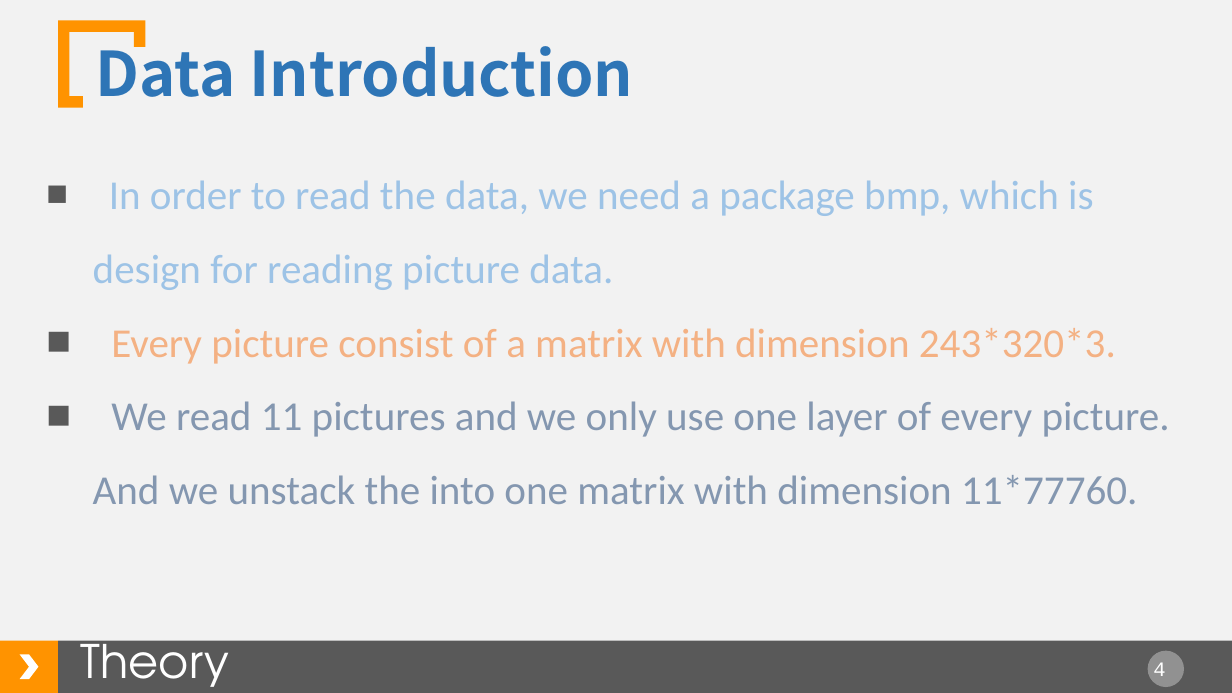
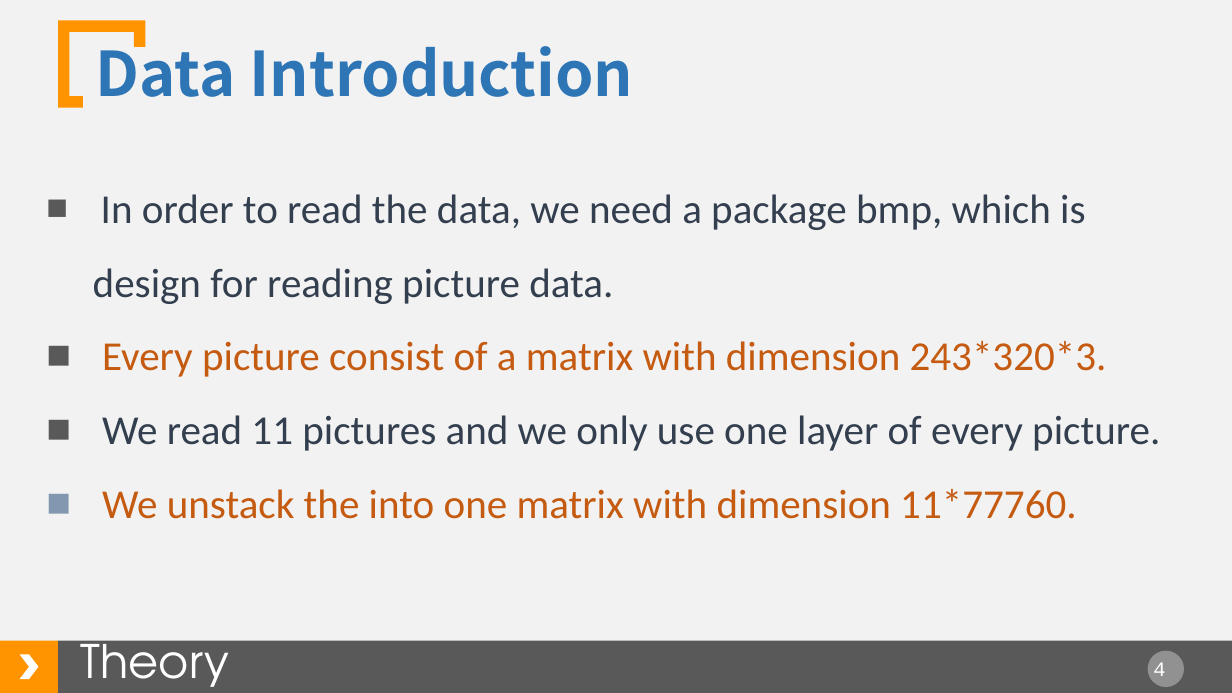
Before and after one commit to jsysley/MyLab, a slide deck: slide 4 of Pre/Face_Recognition/New_Face.pptx. Drawn at 1232x693 pixels with LibreOffice and Linux fonts; fonts in the diff are those of the drawing. Boxes give left, top, right and bottom in pixels: in the first picture for what was removed or moved away, otherwise in the second. Text is boxed around its words. In the diff, an @@ line names an element or a change of style, - is before the commit and + after.

```diff
--- a/Pre/Face_Recognition/New_Face.pptx
+++ b/Pre/Face_Recognition/New_Face.pptx
@@ text "In order to read the ...": place and size @@
-text "In order to read the ..." at [93, 180, 1170, 504]
+text "In order to read the ..." at [93, 194, 1160, 519]
@@ text at [93, 194, 1107, 377]: text colour #9DC3E6 to #333F50 in "In order to read the data, we ..."; text colour #F4B183 to #C55A11 in "Every picture consist of a matrix with ..." @@
@@ text at [102, 415, 1160, 519]: text changed; text colour #8497B0 to #333F50 @@
-■ We read 11 pictures and we only use one layer of every picture. And we unstack the into one matrix with dimension 11*77760.
+■ We read 11 pictures and we only use one layer of every picture.
+■ We unstack the into one matrix with dimension 11*77760.
```
Also in this commit, not shown: 6 other slides changed, 36 other files.
